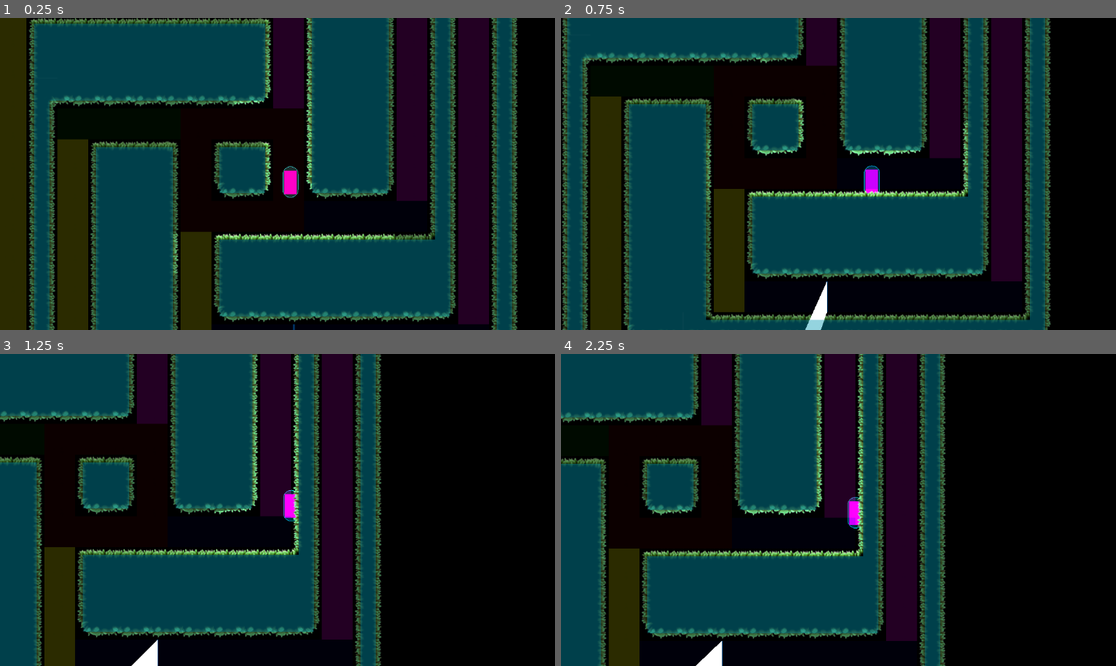
Above: before the commit, frames 1-4 (two rows, left to right).
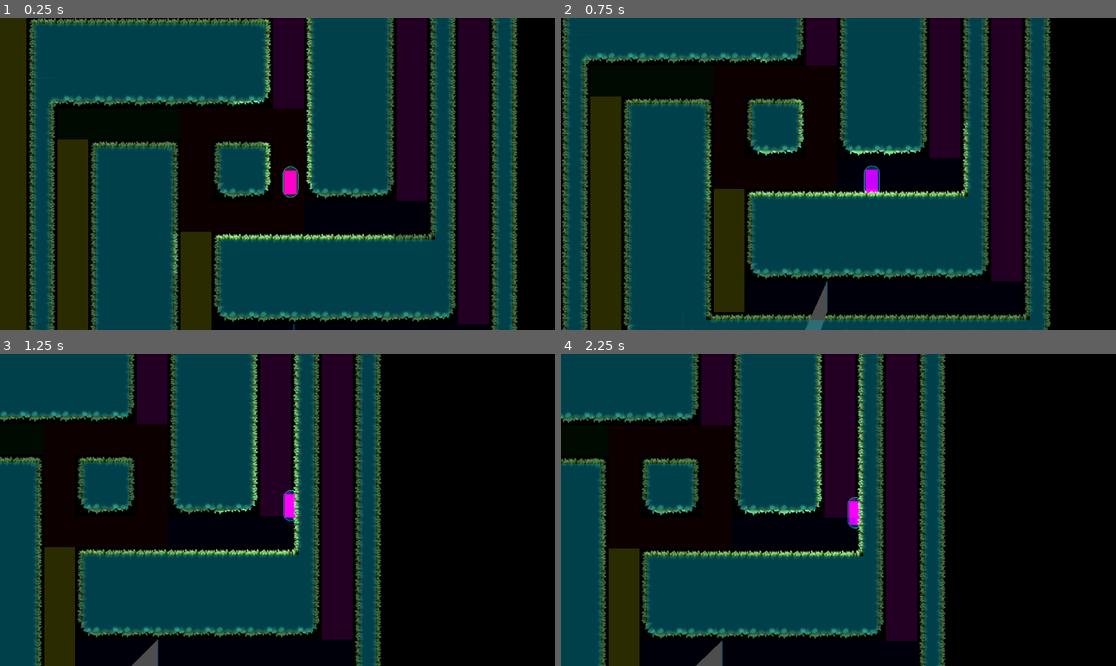
Above: after the commit, the same moments.

Repository: kit-solent/refrigerate
Game: Godot game, scene res://core/ingame.tscn
Two runs of this game, one before a commit and one after it. Both use one fixed random seed, a clock stepped at 60 frames per second and the inputs below.
Inputs (mouse positions are in pixels of both pictures, inside the frame that each line leads up to):
- Up to frame 1 (0.25 s): no input
- Up to frame 2 (0.75 s): move the mouse to (960, 158) at 0.52 s; hold Right (player right) from 0.53 s (still down)
- Up to frame 3 (1.25 s): keep holding Right (player right); tap Up (player jump) at 0.77 s
- Up to frame 4 (2.25 s): move the mouse to (727, 525) at 1.27 s; release Right (player right) at 1.28 s; hold Left (player left) 1.28-2.03 s; tap Up (player jump) at 1.52 s; move the mouse to (894, 441) at 2.02 s; hold Right (player right) from 2.03 s (still down)

Frame 1 is identical in both runs. In frame 2, 0.3% of the frame differs, in the area x 43-48%, y 84-100%; in frame 3, 0.2%; in frame 4, 0.2%.

Commit message:
SaveBot commit at 2024-11-14 09:21:16

Diff:
--- a/core/core.gd
+++ b/core/core.gd
@@ -28,7 +28,7 @@
 	if has_node("/root/ingame"):
 		main = get_node("/root/ingame")
 
-	# if we are in debug mode then turn on Godot's default debugging features.
+	# set Godot's default debugging hints to match the games debug state.
 	get_tree().debug_collisions_hint = debug
 	get_tree().debug_paths_hint = debug
 	get_tree().debug_navigation_hint = debug
--- a/core/ingame.tscn
+++ b/core/ingame.tscn
@@ -87,7 +87,7 @@
 [node name="view" type="SubViewport" parent="h_box_container/panel/view"]
 transparent_bg = true
 handle_input_locally = false
-size = Vector2i(1152, 648)
+size = Vector2i(2, 2)
 render_target_update_mode = 4
 
 [node name="world" type="Node2D" parent="h_box_container/panel/view/view"]
--- a/core/map.gd
+++ b/core/map.gd
@@ -1,44 +1,44 @@
 extends TileMapLayer
-
-func merge_polygons(list:Array):
-	var result=[]
-	while true:
-		var merged_any=false
-		for i in range(1,len(list)): # loop over all indexs in the list except 0 (the first one)
-			var merge=Geometry2D.merge_polygons(list[0],list[i])
-			if len(merge)==1: # if the merge was a success...
-				list.remove_at(i)
-				list[0]=merge[0]
-				merged_any=true
-				break
-		if not merged_any:
-			# if none of the polygons merged then move on.
-			result.append(list.pop_front())
-		if len(list)<=1:
-			if len(list)==1:
-				result.append(list[0])
-			break
-	return result
-
-func create_regions():
-	for id in [1,2,3,4,5]:
-		var shapes:Array
-		for cell in get_used_cells_by_id(0,id):
-			# Construct a polygon (square) clockwise from the four corners of the cell.
-			shapes.append(PackedVector2Array([
-				# map_to_local returns the cell centre.
-				map_to_local(cell)+Vector2(-tile_set.tile_size.x/2,-tile_set.tile_size.y/2), # top left. ( ⌜ )
-				map_to_local(cell)+Vector2(+tile_set.tile_size.x/2,-tile_set.tile_size.y/2), # top right ( ⌝ )
-				map_to_local(cell)+Vector2(+tile_set.tile_size.x/2,+tile_set.tile_size.y/2), # bottom right ( ⌞ )
-				map_to_local(cell)+Vector2(-tile_set.tile_size.x/2,+tile_set.tile_size.y/2), # bottom left ( ⌟ )
-			]))
-		shapes=merge_polygons(shapes)
-		for i in shapes:
-			var new=Area2D.new()
-			new.add_child(CollisionPolygon2D.new())
-			new.get_child(0).polygon=Geometry2D.offset_polygon(i,tile_set.tile_size.x/2)
-			add_child(new)
-
-func _ready():
-	#create_regions()
-	pass
+#
+#func merge_polygons(list:Array):
+	#var result=[]
+	#while true:
+		#var merged_any=false
+		#for i in range(1,len(list)): # loop over all indexs in the list except 0 (the first one)
+			#var merge=Geometry2D.merge_polygons(list[0],list[i])
+			#if len(merge)==1: # if the merge was a success...
+				#list.remove_at(i)
+				#list[0]=merge[0]
+				#merged_any=true
+				#break
+		#if not merged_any:
+			## if none of the polygons merged then move on.
+			#result.append(list.pop_front())
+		#if len(list)<=1:
+			#if len(list)==1:
+				#result.append(list[0])
+			#break
+	#return result
+#
+#func create_regions():
+	#for id in [1,2,3,4,5]:
+		#var shapes:Array
+		#for cell in get_used_cells_by_id(0,id):
+			## Construct a polygon (square) clockwise from the four corners of the cell.
+			#shapes.append(PackedVector2Array([
+				## map_to_local returns the cell centre.
+				#map_to_local(cell)+Vector2(-tile_set.tile_size.x/2,-tile_set.tile_size.y/2), # top left. ( ⌜ )
+				#map_to_local(cell)+Vector2(+tile_set.tile_size.x/2,-tile_set.tile_size.y/2), # top right ( ⌝ )
+				#map_to_local(cell)+Vector2(+tile_set.tile_size.x/2,+tile_set.tile_size.y/2), # bottom right ( ⌞ )
+				#map_to_local(cell)+Vector2(-tile_set.tile_size.x/2,+tile_set.tile_size.y/2), # bottom left ( ⌟ )
+			#]))
+		#shapes=merge_polygons(shapes)
+		#for i in shapes:
+			#var new=Area2D.new()
+			#new.add_child(CollisionPolygon2D.new())
+			#new.get_child(0).polygon=Geometry2D.offset_polygon(i,tile_set.tile_size.x/2)
+			#add_child(new)
+#
+#func _ready():
+	##create_regions()
+	#pass
--- a/core/tools.gd
+++ b/core/tools.gd
@@ -1,4 +1,11 @@
 class_name Tools extends Node
+
+func to_local_rect(node:CanvasItem, rect:Rect2):
+	"""
+	An implimentation of the to_local method for Rect2's. `node` is the node who's
+	coordinate space will be used for the transformation.
+	"""
+	return Rect2(node.to_local(rect.position), rect.size)
 
 func has_point(rect:Rect2, point:Vector2):
 	"""
@@ -220,7 +227,7 @@
 
 	return lines
 
-func cast_point(target:Vector2, cast_point:Vector2, bounds:Rect2):
+func cast_point(target:Vector2, point:Vector2, bounds:Rect2):
 	"""
 	Casts a line from target in the direction of cast_point and returns the point where it intersects with bounds.
 	target must be within bounds.
@@ -242,13 +249,12 @@
 	var angle_br = Core.tools.fix_angle(target.angle_to_point(viewport_bottom_right))
 
 	# the angles pointing directly up, down, left, and right.
-	var angle_right = 0
 	var angle_down  = 1 * TAU/4
 	var angle_left  = 2 * TAU/4
 	var angle_up    = 3 * TAU/4
 
 	# the angle from the target to the cast point.
-	var angle = Core.tools.fix_angle(target.angle_to_point(cast_point))
+	var angle = Core.tools.fix_angle(target.angle_to_point(point))
 
 	# the edge which the line will intersect as a Vector2.
 	# Vector2.UP reperesents the top edge, Vector2.RIGHT reperesents the right edge etc.
@@ -414,11 +420,6 @@
 		Vector2.DOWN + Vector2.RIGHT: PackedVector2Array([bounds.end]),
 		Vector2.DOWN + Vector2.LEFT: PackedVector2Array([bounds.position + Vector2.DOWN * bounds.size.y])
 	}
-
-	var left_limit   = bounds.position.x
-	var right_limit  = bounds.position.x + bounds.size.x
-	var top_limit    = bounds.position.y
-	var bottom_limit = bounds.position.y + bounds.size.y
 
 	var sorted = [edge1, edge2]
 	sorted.sort()
--- a/levels/level1.tscn
+++ b/levels/level1.tscn
@@ -5,5 +5,10 @@
 
 [node name="level1" instance=ExtResource("1_japuw")]
 
-[node name="portal" parent="." index="0" instance=ExtResource("2_eug51")]
+[node name="portal" parent="." index="0" node_paths=PackedStringArray("pair") instance=ExtResource("2_eug51")]
 position = Vector2(107, 352)
+pair = NodePath("../portal2")
+
+[node name="portal2" parent="." index="1" node_paths=PackedStringArray("pair") instance=ExtResource("2_eug51")]
+position = Vector2(-176, 480)
+pair = NodePath("../portal")
--- a/portals/portal.gd
+++ b/portals/portal.gd
@@ -1,17 +1,20 @@
 class_name Portal extends Node2D
 
 @export var pair:Portal
+
 @onready var target:Node = Core.main.get_player()
-#@onready var target:Node = $DEBUG/marker_2d
+@onready var texture:ViewportTexture = pair.get_node("sub_viewport").get_texture()
 
+func _ready():
+	pair.get_node("camera").custom_viewport = $sub_viewport
 
-func _process(delta: float):
-	$DEBUG/marker_2d.global_position = get_global_mouse_position()
+func _process(_delta: float):
 	# the portal is only drawn if on the local screen. This works with multiplayer, only showing the portal to those who can see it.
 	# the portal should also only be drawn if it's target is within a certain distance of the portal.
-	if $on_screen_notifier.is_on_screen() and get_local_bounds().has_point(to_local(target.global_position)):
+	if $on_screen_notifier.is_on_screen():
 		set_view(target)
 
+@warning_ignore("shadowed_variable")
 func set_view(target:Node):
 	# clear the existing polygons
 	clear_view()
@@ -20,6 +23,7 @@
 	var polygons = Core.tools.cast_polygons(to_local(target.global_position), $line.points, get_local_bounds())
 	for i in polygons:
 		var new = Polygon2D.new()
+		new.texture = texture
 		new.polygon = i
 		$view.add_child(new)
 
@@ -35,4 +39,8 @@
 	"""
 	Returns the viewport rect in local space and expands it a little for error margin.
 	"""
-	return (get_viewport_rect() * get_viewport_transform()).grow(margin)
+	# this is the viewport rect in global coordinates.
+	var global_rect = (get_viewport_rect() * get_viewport_transform()).grow(margin)
+
+	# convert to local coordinates before returning.
+	return Core.tools.to_local_rect(self, global_rect)
--- a/portals/portal.tscn
+++ b/portals/portal.tscn
@@ -12,23 +12,12 @@
 
 [node name="sub_viewport" type="SubViewport" parent="."]
 disable_3d = true
-transparent_bg = true
-
-[node name="camera_2d" type="Camera2D" parent="sub_viewport"]
 
 [node name="view" type="Node2D" parent="."]
 
 [node name="on_screen_notifier" type="VisibleOnScreenNotifier2D" parent="."]
-position = Vector2(-1.66893e-06, -1.90735e-06)
-scale = Vector2(3.2, 6.4)
+rect = Rect2(-32, -64, 64, 128)
 
-[node name="DEBUG" type="Node2D" parent="."]
-
-[node name="camera_2d" type="Camera2D" parent="DEBUG"]
-position = Vector2(500, 0)
-
-[node name="marker_2d" type="Marker2D" parent="DEBUG"]
-position = Vector2(-252, 160)
-gizmo_extents = 100.0
+[node name="camera" type="Camera2D" parent="."]
 
 [connection signal="screen_exited" from="on_screen_notifier" to="." method="clear_view"]
